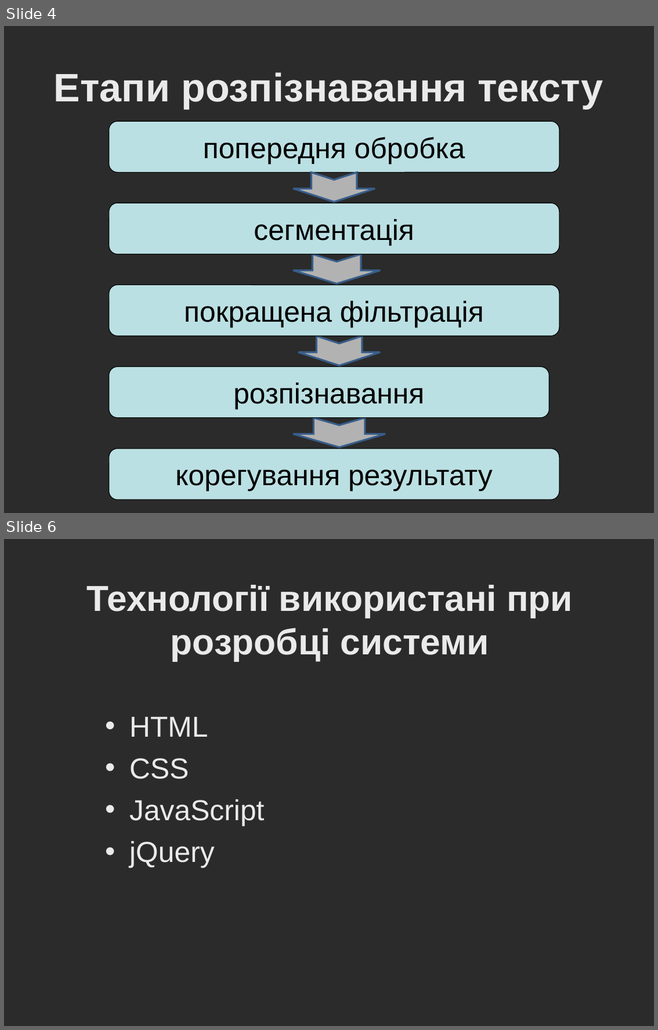
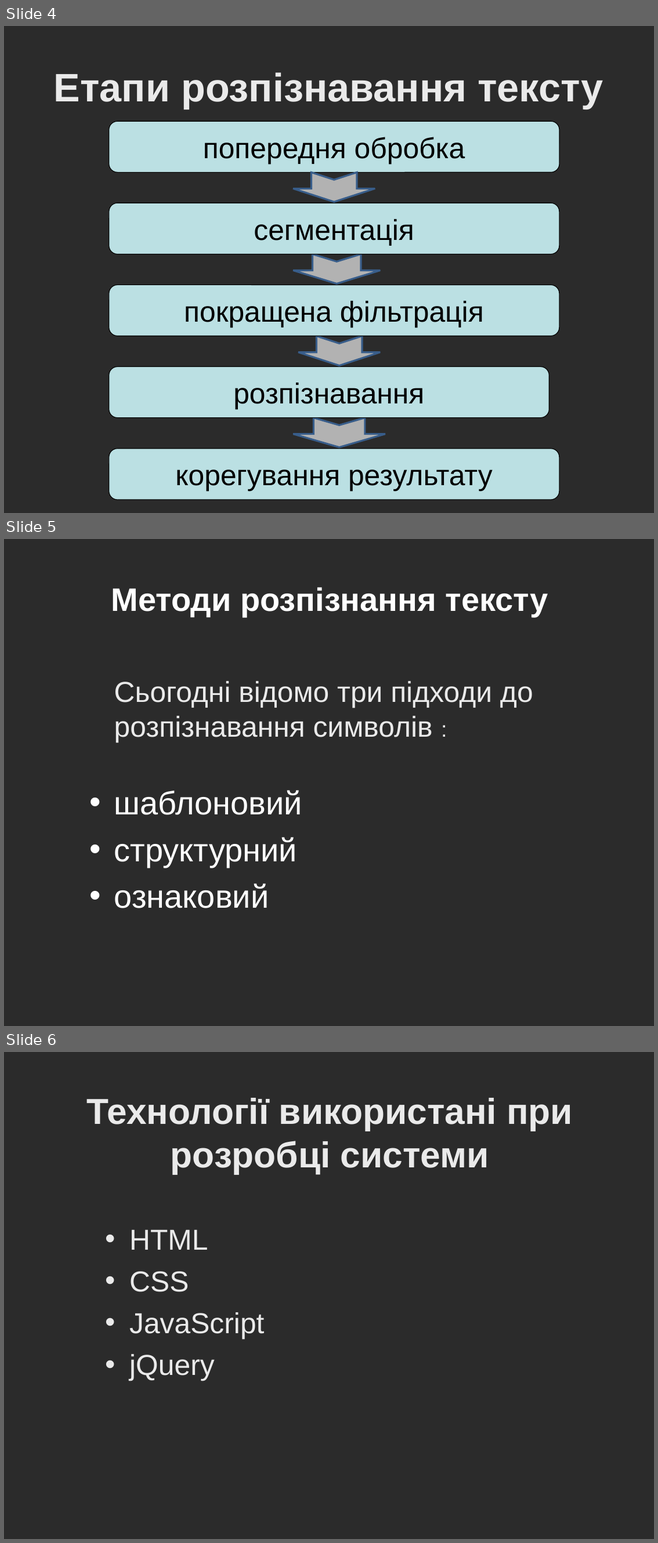
Before and after one commit to idutka/ocr, a slide deck: diploma/prezentation.ppt. Shown one above the other, each under a label of ours: slides 4 and 6 before the commit, slides 4, 5 and 6 after it; the slides between them are not shown. The pictures are 658x1030 and 658x1543 pixels, drawn with LibreOffice and Linux fonts; fonts in the diff are those of the drawing; background and template pictures are left out; a plain dark background stands for a picture behind light text. Boxes give left, top, right and bottom in pixels: in the first picture for what was removed or moved away, otherwise in the second. Text is boxed around its words. In the diff, an @@ line names an element or a change of style, - is before the commit and + after.

```diff
--- a/diploma/prezentation.ppt
+++ b/diploma/prezentation.ppt
@@ slide 5 added at [4, 539, 654, 1026], background picture (left out) @@
@@ title added at [111, 587, 548, 617], 36 pt, text #FFFFFF, bold @@
+Методи розпізнання тексту
@@ text added at [114, 681, 533, 908], 32 pt, text #EAEAEA @@
+Сьогодні відомо три підходи до розпізнавання символів :
+• шаблоновий
+• структурний
+• ознаковий
```
Also in this commit, not shown: 1 slide changed, 1 slide removed, 1 other file.
